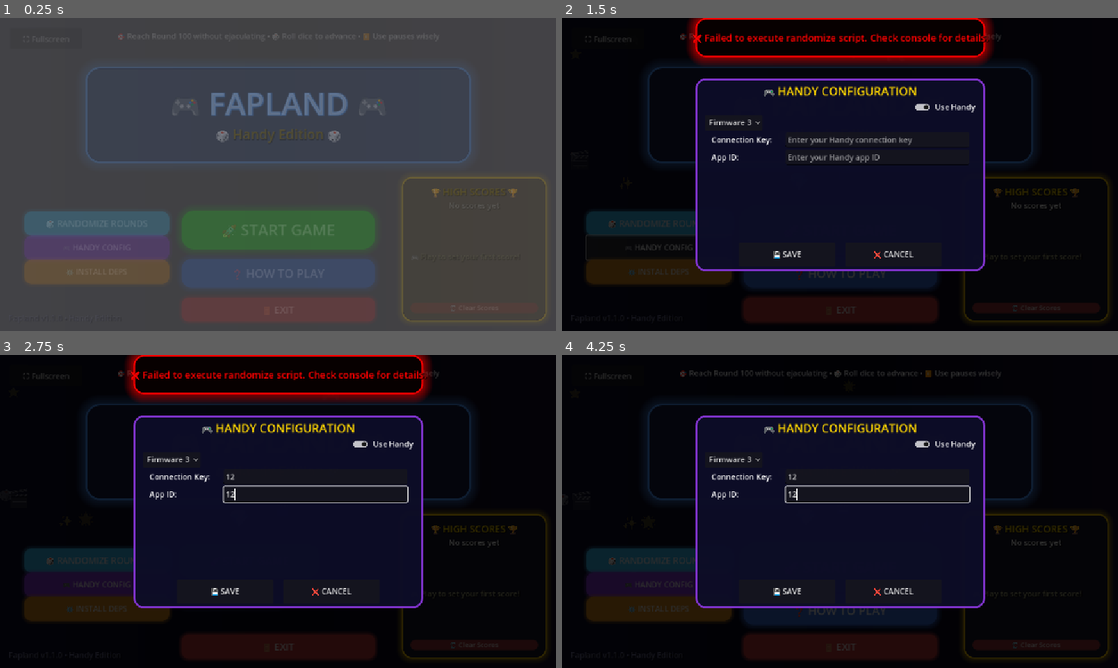
Above: before the commit, frames 1-4 (two rows, left to right).
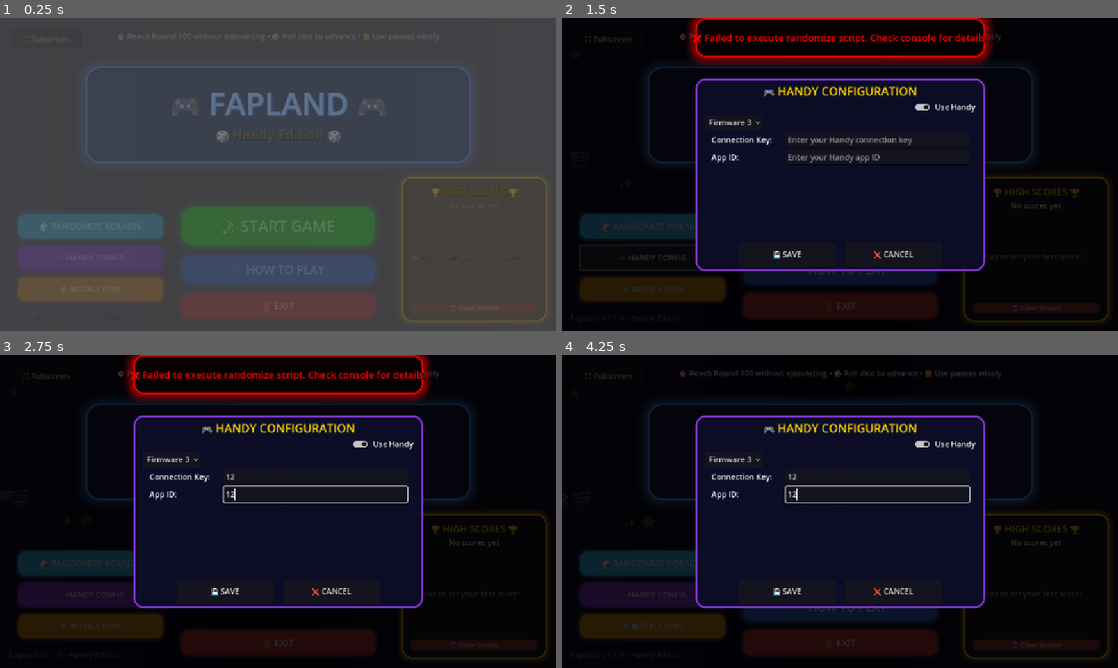
Above: after the commit, the same moments.

Repository: ZirconiumPen/FaplandHandyEdition
Game: Godot game, scene res://scenes/title_screen/title_screen.tscn
Same seed, same stepped clock (60 frames per second), same inputs: the game is played once before the commit and once after it.
Inputs (mouse positions are in pixels of both pictures, inside the frame that each line leads up to):
- Up to frame 1 (0.25 s): no input
- Up to frame 2 (1.5 s): click "🎲 RANDOMIZE ROUNDS" at 0.5 s; click "🎮 HANDY CONFIG" at 1.25 s
- Up to frame 3 (2.75 s): click (316, 477) at 2.02 s; type "12" at 2.1 s; click (316, 492) at 2.25 s; type "12" at 2.33 s
- Up to frame 4 (4.25 s): click "⚙️ INSTALL DEPS" at 2.75 s; click "🚀 START GAME" at 3.5 s

The runs differ from the first frame. In frame 1, 4.7% of the frame differs, in the area x 3-68%, y 60-97%; in frame 2, 3.6%; in frame 3, 3.8%; in frame 4, 3.9%.

Commit message:
Put title screen buttons in containers

Diff:
--- a/scenes/title_screen/title_screen.tscn
+++ b/scenes/title_screen/title_screen.tscn
@@ -60,40 +60,34 @@
 offset_bottom = 60.0
 text = "⛶ Fullscreen"
 
-[node name="RandomizeButton" type="Button" parent="."]
-custom_minimum_size = Vector2(300, 50)
-layout_mode = 0
-offset_left = 50.0
-offset_top = 400.0
-offset_right = 350.0
-offset_bottom = 450.0
+[node name="ExtraButtons" type="VBoxContainer" parent="."]
+layout_mode = 1
+anchors_preset = 2
+anchor_top = 1.0
+anchor_bottom = 1.0
+offset_left = 37.0
+offset_top = -242.0
+offset_right = 337.0
+offset_bottom = -62.0
+grow_vertical = 0
+theme_override_constants/separation = 15
+
+[node name="RandomizeButton" type="Button" parent="ExtraButtons"]
+custom_minimum_size = Vector2(300, 50)
+layout_mode = 2
 theme_override_font_sizes/font_size = 18
 theme_override_styles/normal = SubResource("StyleBoxFlat_aihkd")
 text = "🎲 RANDOMIZE ROUNDS"
 
-[node name="HandyButton" type="Button" parent="."]
-layout_mode = 1
-anchors_preset = 2
-anchor_top = 1.0
-anchor_bottom = 1.0
-offset_left = 50.0
-offset_top = -198.0
-offset_right = 350.0
-offset_bottom = -148.0
-grow_vertical = 0
+[node name="HandyButton" type="Button" parent="ExtraButtons"]
+custom_minimum_size = Vector2(300, 50)
+layout_mode = 2
 theme_override_styles/normal = ExtResource("3_mrdy1")
 text = "🎮 HANDY CONFIG"
 
-[node name="InstallButton" type="Button" parent="."]
-layout_mode = 1
-anchors_preset = 2
-anchor_top = 1.0
-anchor_bottom = 1.0
-offset_left = 50.0
-offset_top = -148.0
-offset_right = 350.0
-offset_bottom = -98.0
-grow_vertical = 0
+[node name="InstallButton" type="Button" parent="ExtraButtons"]
+custom_minimum_size = Vector2(300, 50)
+layout_mode = 2
 theme_override_styles/normal = ExtResource("1_0bs6e")
 text = "⚙️ INSTALL DEPS"
 
@@ -169,9 +163,9 @@
 anchor_right = 0.5
 anchor_bottom = 1.0
 offset_left = -200.0
-offset_top = -300.0
+offset_top = -258.0
 offset_right = 200.0
-offset_bottom = -20.0
+offset_bottom = -28.0
 grow_horizontal = 2
 grow_vertical = 0
 theme_override_constants/separation = 20
@@ -179,7 +173,7 @@
 
 [node name="StartButton" type="Button" parent="MenuContainer"]
 unique_name_in_owner = true
-custom_minimum_size = Vector2(300, 80)
+custom_minimum_size = Vector2(400, 80)
 layout_mode = 2
 theme_override_font_sizes/font_size = 32
 theme_override_styles/hover = ExtResource("6_jor4d")
@@ -280,9 +274,9 @@
 script = ExtResource("16_ktl6d")
 
 [connection signal="pressed" from="FullscreenButton" to="." method="_on_fullscreen_button_pressed"]
-[connection signal="pressed" from="RandomizeButton" to="." method="_on_randomize_button_pressed"]
-[connection signal="pressed" from="HandyButton" to="." method="_on_handy_button_pressed"]
-[connection signal="pressed" from="InstallButton" to="." method="_on_install_button_pressed"]
+[connection signal="pressed" from="ExtraButtons/RandomizeButton" to="." method="_on_randomize_button_pressed"]
+[connection signal="pressed" from="ExtraButtons/HandyButton" to="." method="_on_handy_button_pressed"]
+[connection signal="pressed" from="ExtraButtons/InstallButton" to="." method="_on_install_button_pressed"]
 [connection signal="pressed" from="MenuContainer/StartButton" to="." method="_on_start_button_pressed"]
 [connection signal="pressed" from="MenuContainer/HowToPlayButton" to="." method="_on_how_to_play_button_pressed"]
 [connection signal="pressed" from="MenuContainer/ExitButton" to="." method="_on_exit_button_pressed"]
